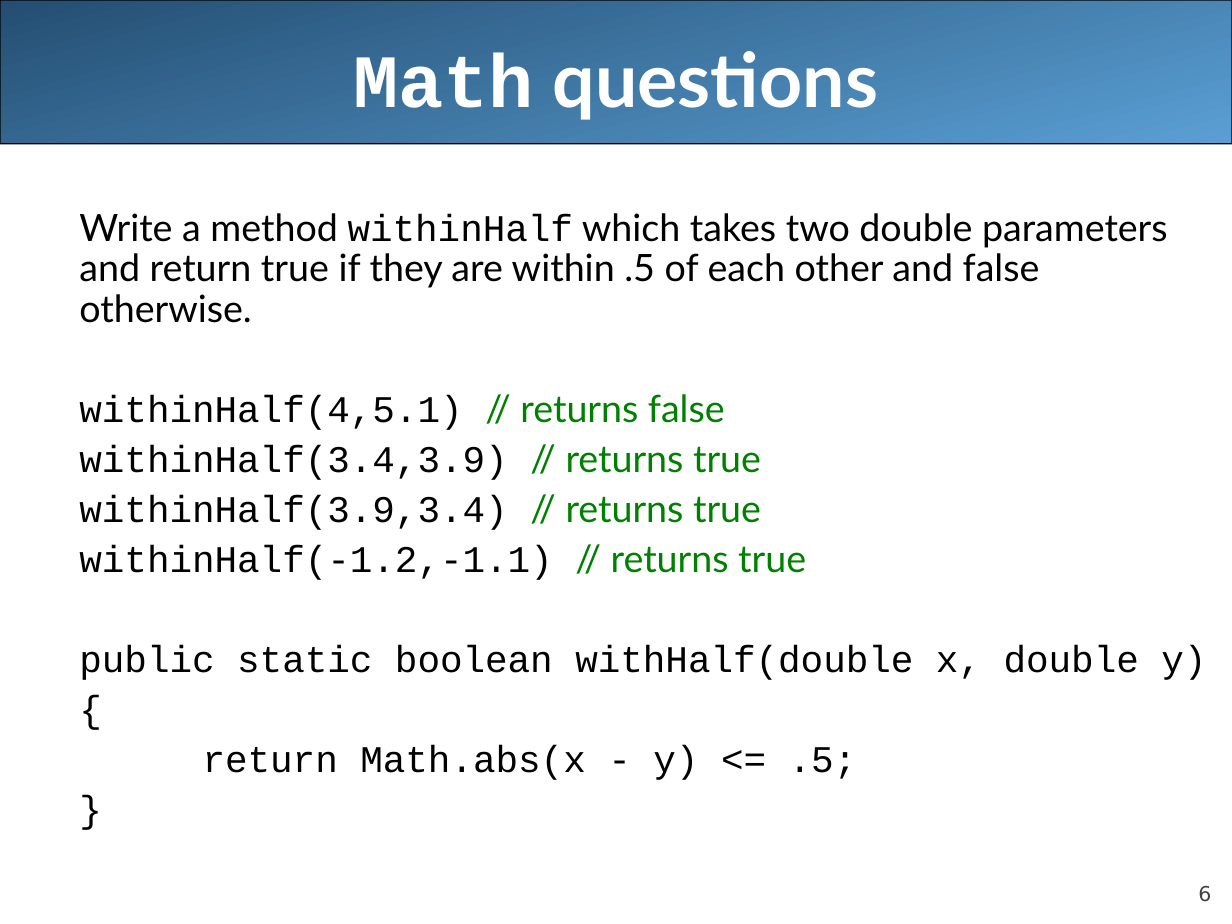
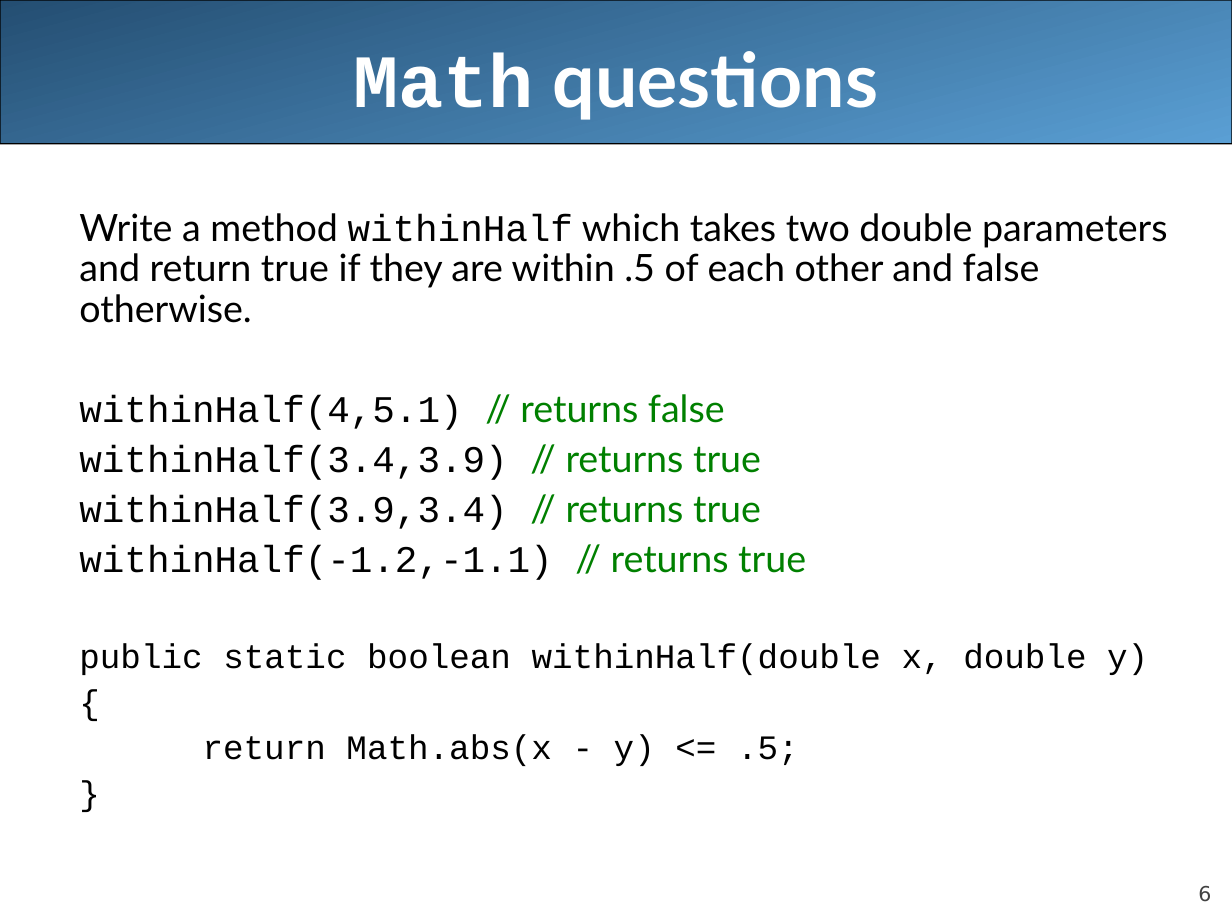
Before and after one commit to LongBaoNguyen/longbaonguyen.github.io, a slide deck: slide 6 of courses/apcsa/lecture7.ppt. Drawn at 1232x924 pixels with LibreOffice and Linux fonts; fonts in the diff are those of the drawing. Boxes give left, top, right and bottom in pixels: in the first picture for what was removed or moved away, otherwise in the second. Text is boxed around its words. In the diff, an @@ line names an element or a change of style, - is before the commit and + after.

```diff
--- a/courses/apcsa/lecture7.ppt
+++ b/courses/apcsa/lecture7.ppt
@@ text at (x1=79, y1=643, x2=1148, y2=675): text changed; size 22 to 20 pt @@
-  public static boolean withHalf(double x, double y)
+  public static boolean withinHalf(double x, double y)
@@ text at (x1=203, y1=734, x2=799, y2=766): size 22 to 20 pt in "{", "return Math.abs(x - y) <= .5;", "}" @@
```
Also in this commit, not shown: 4 other slides changed, 1 slide added, 1 slide removed, 1 other file.
